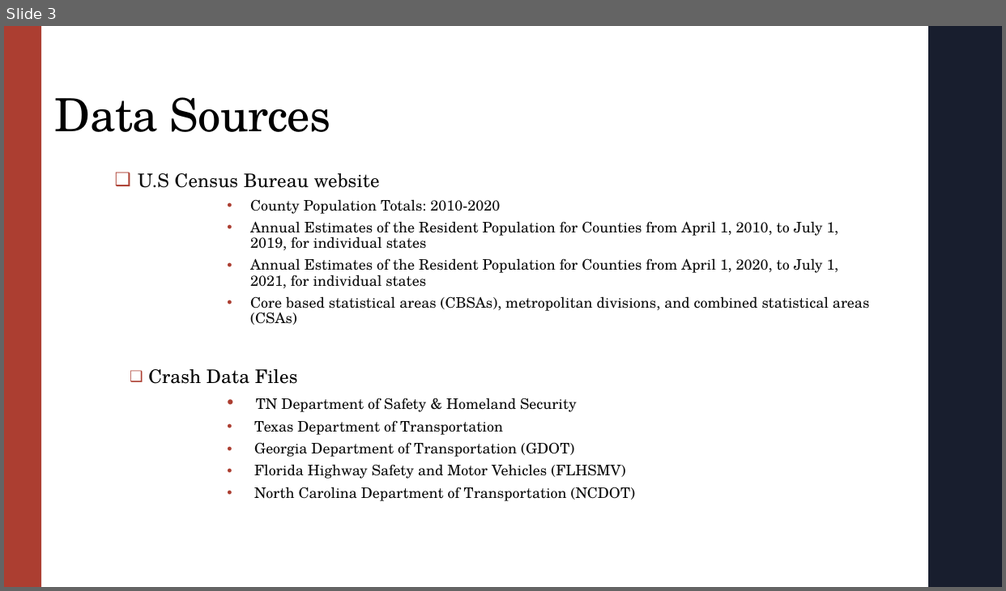
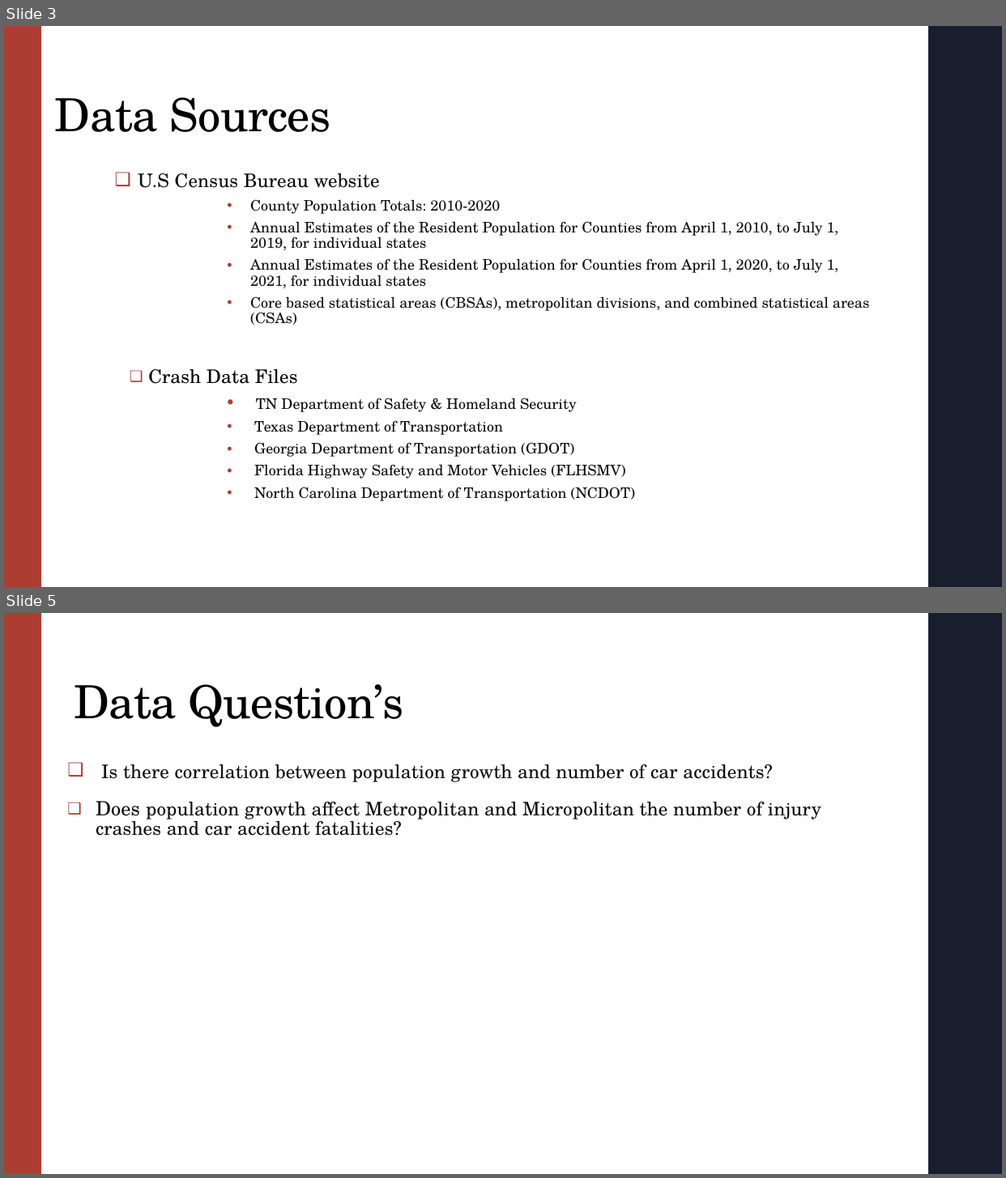
Before and after one commit to igoike/Capstone, a slide deck: Capstone_Presentation.pptx. Shown one above the other, each under a label of ours: slide 3 before the commit, slides 3 and 5 after it; the slides between them are not shown. The pictures are 1006x591 and 1006x1178 pixels, drawn with LibreOffice and Linux fonts; fonts in the diff are those of the drawing. Boxes give left, top, right and bottom in pixels: in the first picture for what was removed or moved away, otherwise in the second. Text is boxed around its words. In the diff, an @@ line names an element or a change of style, - is before the commit and + after.

```diff
--- a/Capstone_Presentation.pptx
+++ b/Capstone_Presentation.pptx
@@ slide 5 added at bbox=[4, 613, 1002, 1174], background #FFFFFF; not listed: 2 template elements that a slide beside it also shows @@
@@ title added at bbox=[74, 684, 404, 727], 44 pt, text #000000 @@
+Data Question’s
@@ text added at bbox=[96, 764, 821, 836], 18 pt, text #0D0D0D @@
+❑ Is there correlation between population growth and number of car accidents?
+❑ Does population growth affect Metropolitan and Micropolitan the number of injury crashes and car accident fatalities?
```
Also in this commit, not shown: 5 slides changed, 4 other slides added, 5 slides removed, 12 other files.
